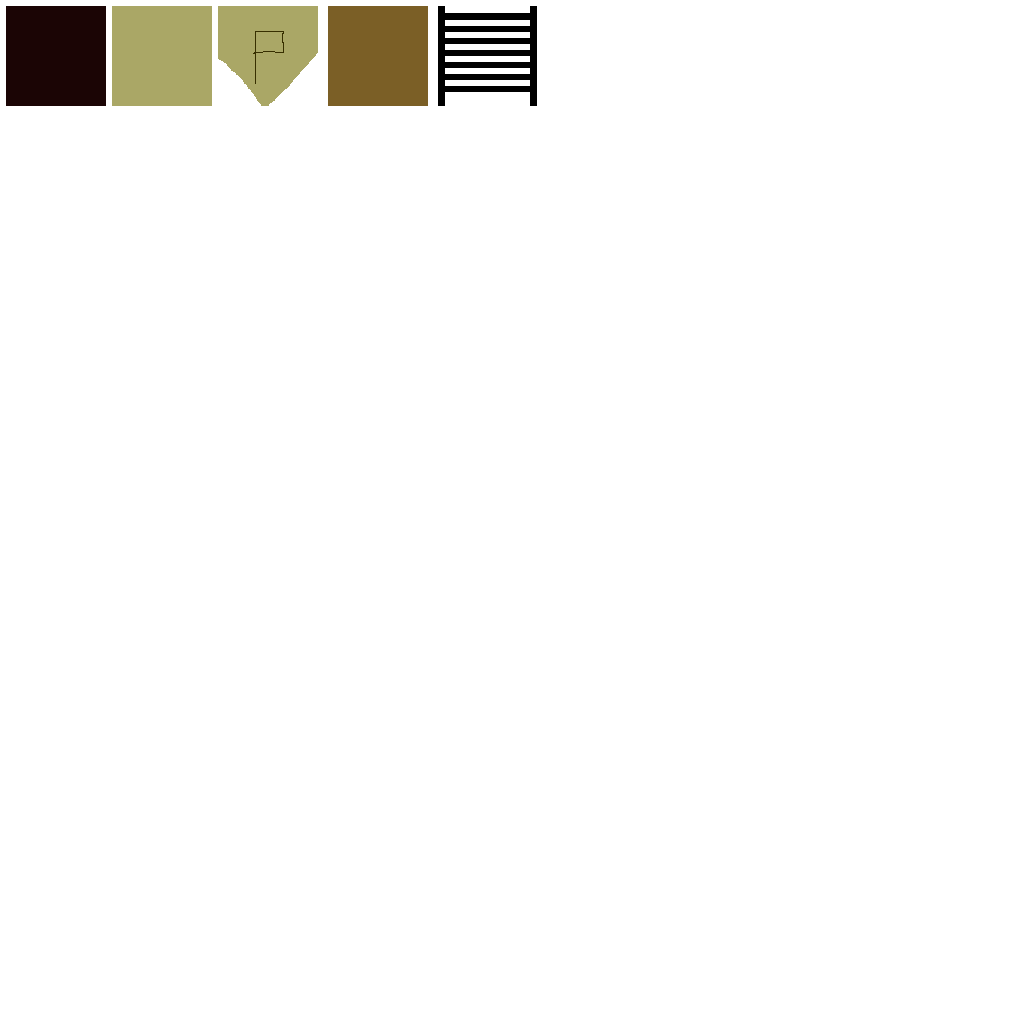
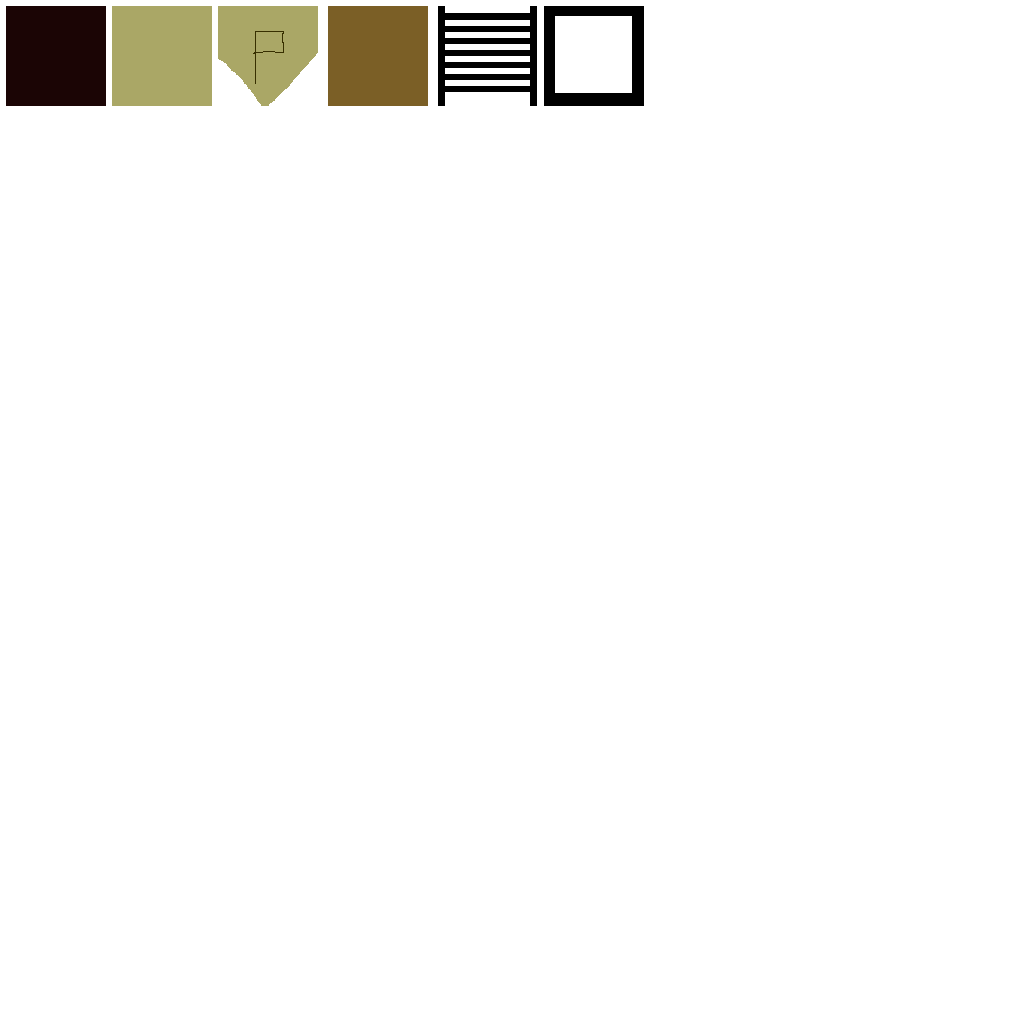
Layered file, before and after one edit (1024x1024). Changes by layer:
added layer "Factory" above "gravel" over [544, 6, 644, 106]
